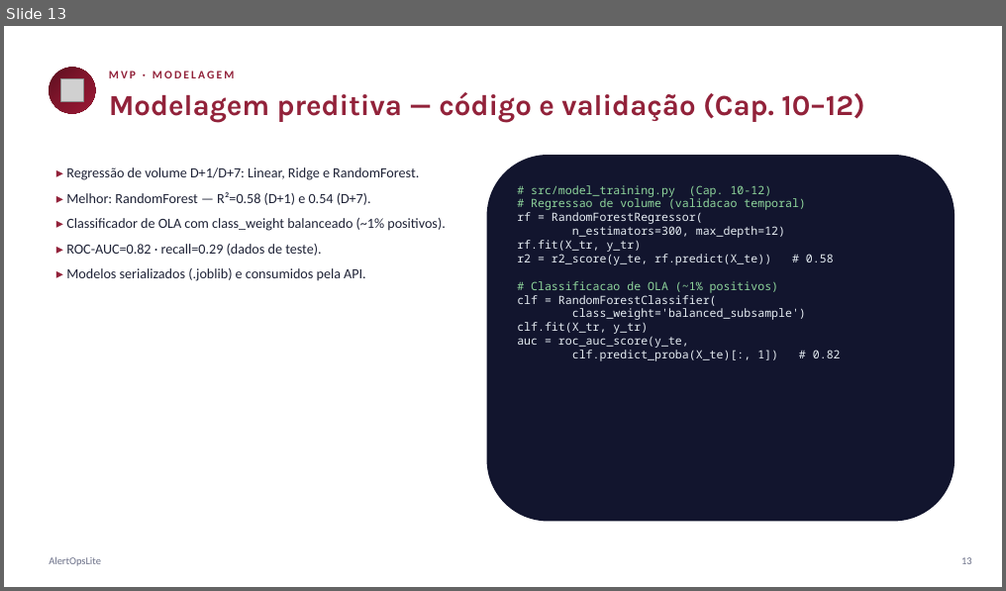
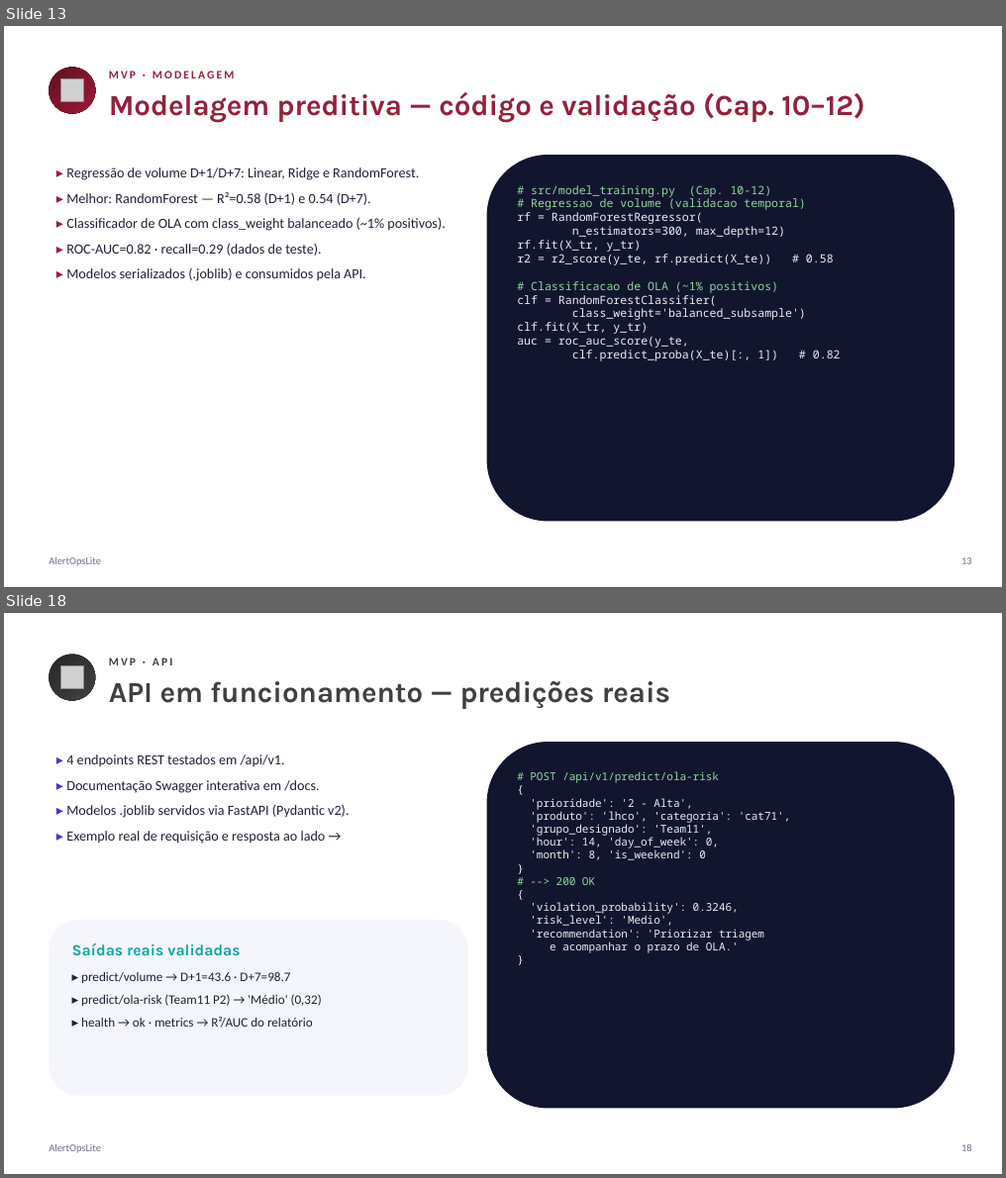
Before and after one commit to matmachado-hub/AlertOpsLite, a slide deck: EC_Sprint_3_2TSCOA_Evidencias_Construcao_AlertOpsLite_GrupoIrmaos.pptx. Shown one above the other, each under a label of ours: slide 13 before the commit, slides 13 and 18 after it; the slides between them are not shown. The pictures are 1006x591 and 1006x1178 pixels, drawn with LibreOffice and Linux fonts; fonts in the diff are those of the drawing; grey boxes stand for pictures. Boxes give left, top, right and bottom in pixels: in the first picture for what was removed or moved away, otherwise in the second. Text is boxed around its words. In the diff, an @@ line names an element or a change of style, - is before the commit and + after.

```diff
--- a/EC_Sprint_3_2TSCOA_Evidencias_Construcao_AlertOpsLite_GrupoIrmaos.pptx
+++ b/EC_Sprint_3_2TSCOA_Evidencias_Construcao_AlertOpsLite_GrupoIrmaos.pptx
@@ slide 18 added at box(4, 613, 1002, 1174), background #FFFFFF @@
@@ ellipse added at box(49, 655, 95, 700), fill gradient #262626 to #363636 to #404040 @@
@@ picture added at box(60, 666, 83, 688) @@
@@ text added at box(109, 658, 172, 665), 11 pt, text #404040, bold @@
+MVP · API
@@ text added at box(109, 681, 670, 709), 28 pt, text #404040, bold @@
+API em funcionamento — predições reais
@@ text added at box(66, 755, 349, 844), 13.5 pt, text #1E2236 @@
+▸ 4 endpoints REST testados em /api/v1.
+▸ Documentação Swagger interativa em /docs.
+▸ Modelos .joblib servidos via FastAPI (Pydantic v2).
+▸ Exemplo real de requisição e resposta ao lado →
@@ rounded rectangle added at box(487, 742, 954, 1109), fill #12152E, 10.5 pt, text #E6EDF3 @@
+# POST /api/v1/predict/ola-risk
+{
+'prioridade': '2 - Alta',
+'produto': 'lhco', 'categoria': 'cat71',
+'grupo_designado': 'Team11',
+'hour': 14, 'day_of_week': 0,
+'month': 8, 'is_weekend': 0
+}
+# --> 200 OK
+{
+'violation_probability': 0.3246,
+'risk_level': 'Medio',
+'recommendation': 'Priorizar triagem
+e acompanhar o prazo de OLA.'
+}
@@ rounded rectangle added at box(49, 920, 468, 1096), fill #F5F6FB, 12.5 pt, text #1E2236 @@
+Saídas reais validadas
+▸ predict/volume → D+1=43.6 · D+7=98.7
+▸ predict/ola-risk (Team11 P2) → 'Médio' (0,32)
+▸ health → ok · metrics → R²/AUC do relatório
@@ text added at box(49, 1145, 101, 1154), 10 pt, text #6B7088 @@
+AlertOpsLite
@@ text added at box(961, 1145, 972, 1152), 10 pt, text #6B7088 @@
+18
```
Also in this commit, not shown: 6 slides changed, 2 other slides added, 7 other files.
